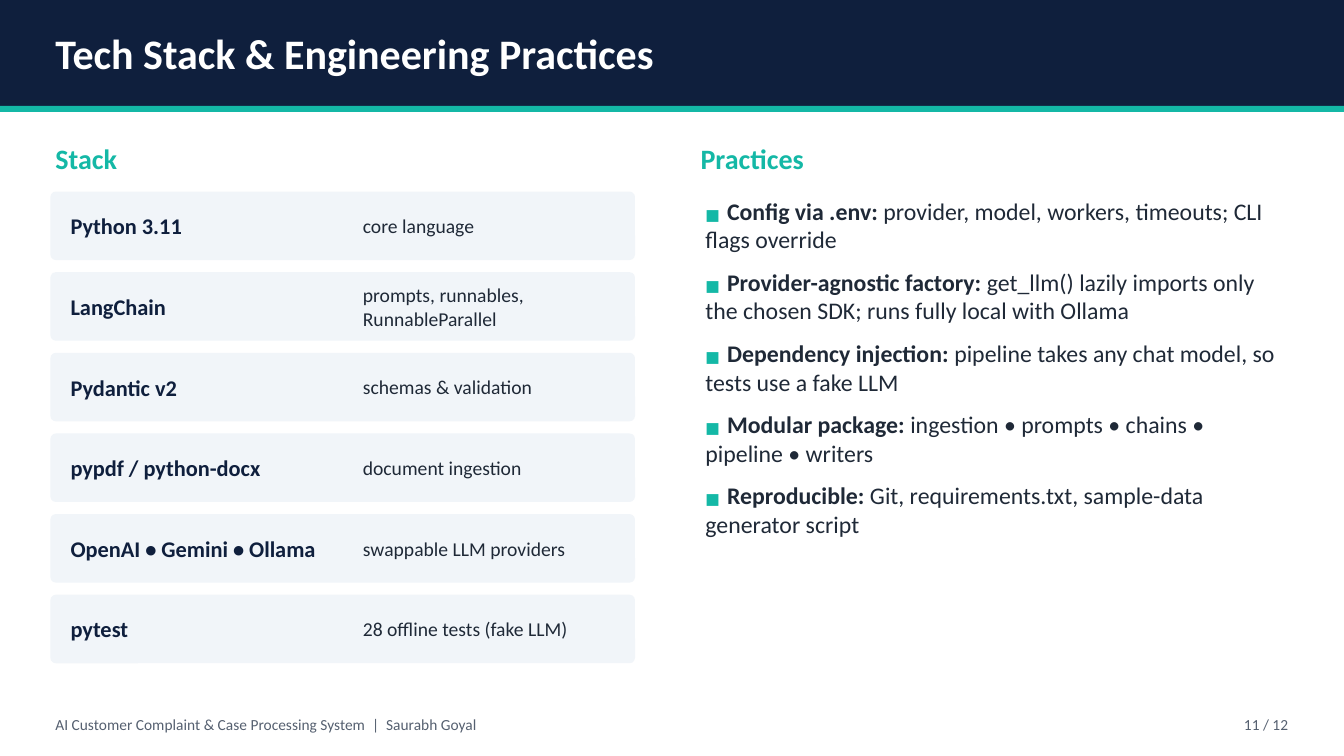
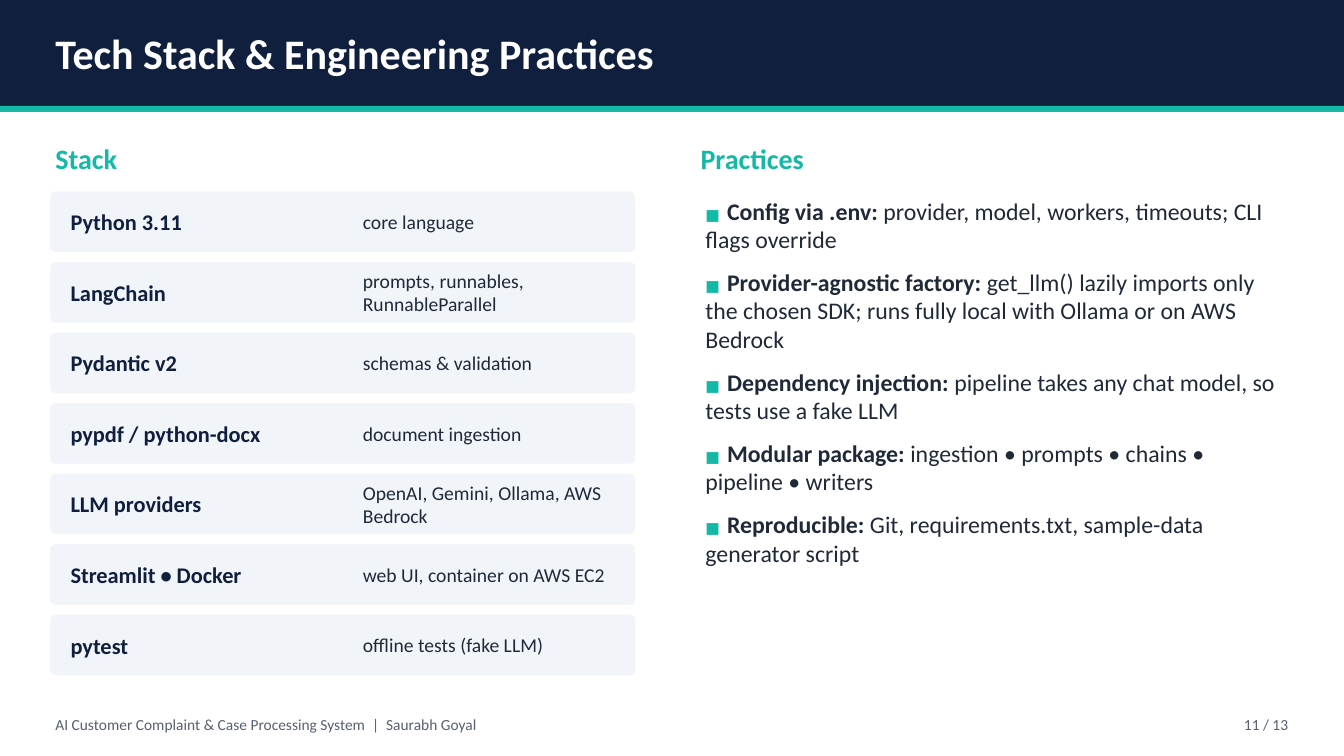
Before and after one commit to saurabhgoyal795/Capstone-Project, a slide deck: slide 11 of docs/Capstone_Presentation.pptx. Drawn at 1344x756 pixels with LibreOffice and Linux fonts; fonts in the diff are those of the drawing. Boxes give left, top, right and bottom in pixels: in the first picture for what was removed or moved away, otherwise in the second. Text is boxed around its words. In the diff, an @@ line names an element or a change of style, - is before the commit and + after.

Commit message:
Docs: web UI, Bedrock provider, AWS deployment and live demo URL

```diff
--- a/docs/Capstone_Presentation.pptx
+++ b/docs/Capstone_Presentation.pptx
@@ rounded rectangle: place and size @@
-rounded rectangle at <box>50,192,635,260</box>
+rounded rectangle at <box>50,192,635,252</box>
@@ text "Python 3.11": place and size @@
-text "Python 3.11" at <box>71,218,182,238</box>
+text "Python 3.11" at <box>71,214,182,234</box>
@@ text "core language": place and size @@
-text "core language" at <box>363,219,474,237</box>
+text "core language" at <box>363,215,474,233</box>
@@ rounded rectangle: place and size @@
-rounded rectangle at <box>50,272,635,341</box>
+rounded rectangle at <box>50,262,635,323</box>
@@ text "LangChain": place and size @@
-text "LangChain" at <box>71,299,166,319</box>
+text "LangChain" at <box>71,285,166,305</box>
@@ text "prompts, runnables, RunnableParallel": place and size @@
-text "prompts, runnables, RunnableParallel" at <box>363,288,524,326</box>
+text "prompts, runnables, RunnableParallel" at <box>363,274,524,311</box>
@@ text at <box>705,274,1254,348</box>: text changed @@
-■ Provider-agnostic factory: get_llm() lazily imports only the chosen SDK; runs fully local with Ollama
+■ Provider-agnostic factory: get_llm() lazily imports only the chosen SDK; runs fully local with Ollama or on AWS Bedrock
@@ rounded rectangle: place and size @@
-rounded rectangle at <box>50,353,635,421</box>
+rounded rectangle at <box>50,333,635,393</box>
@@ text "Pydantic v2": place and size @@
-text "Pydantic v2" at <box>71,380,177,400</box>
+text "Pydantic v2" at <box>71,355,177,375</box>
@@ text "schemas & validation": place and size @@
-text "schemas & validation" at <box>363,380,532,394</box>
+text "schemas & validation" at <box>363,356,532,370</box>
@@ rounded rectangle: place and size @@
-rounded rectangle at <box>50,434,635,502</box>
+rounded rectangle at <box>50,403,635,464</box>
@@ text "pypdf / python-docx": place and size @@
-text "pypdf / python-docx" at <box>71,460,261,480</box>
+text "pypdf / python-docx" at <box>71,426,261,446</box>
@@ text "document ingestion": place and size @@
-text "document ingestion" at <box>363,461,522,479</box>
+text "document ingestion" at <box>363,427,522,445</box>
@@ rounded rectangle: place and size @@
-rounded rectangle at <box>50,514,635,583</box>
+rounded rectangle at <box>50,474,635,534</box>
@@ text at <box>71,496,201,516</box>: text changed @@
-OpenAI • Gemini • Ollama
+LLM providers
@@ text at <box>363,486,601,523</box>: text changed @@
-swappable LLM providers
+OpenAI, Gemini, Ollama, AWS Bedrock
@@ rounded rectangle: place and size @@
-rounded rectangle at <box>50,595,635,663</box>
+rounded rectangle at <box>50,544,635,605</box>
@@ text added at <box>71,567,242,583</box>, 16 pt, text #0F1F3D, bold @@
+Streamlit • Docker
@@ text added at <box>363,568,605,585</box>, 14 pt, text #1F2937 @@
+web UI, container on AWS EC2
@@ rounded rectangle added at <box>50,615,635,676</box>, fill #F1F5F9 @@
@@ text "pytest": place and size @@
-text "pytest" at <box>71,623,129,641</box>
+text "pytest" at <box>71,640,129,658</box>
@@ text at <box>363,638,543,655</box>: text changed @@
-28 offline tests (fake LLM)
+offline tests (fake LLM)
@@ text at <box>1244,720,1288,730</box>: text changed @@
-11 / 12
+11 / 13
```
Also in this commit, not shown: 11 other slides changed, 1 slide added, 7 other files.
